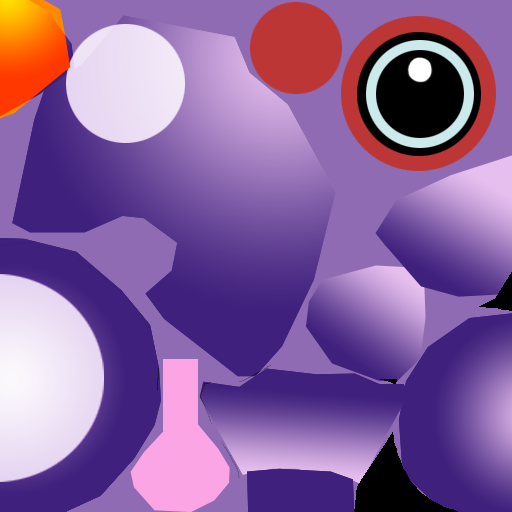
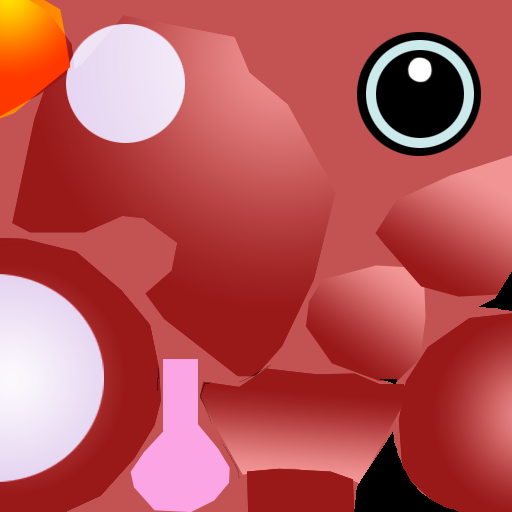
The second 512x512 image is a revision of the first. Changes to its layers:
hid "Eye_Outline" over [250, 2, 496, 171]
